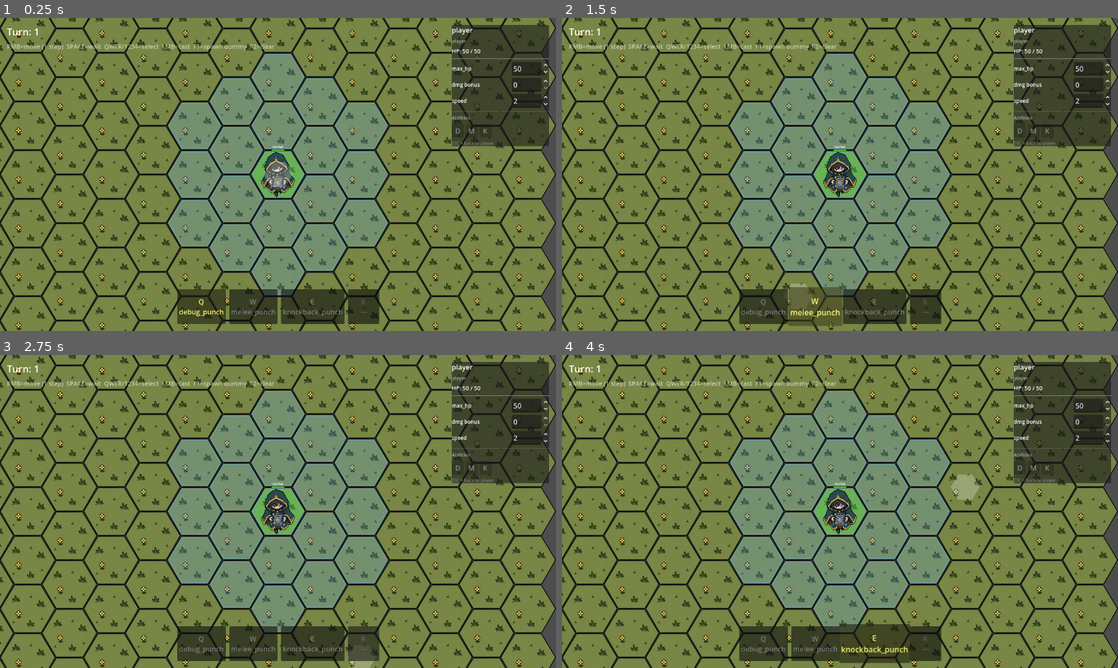
Above: before the commit, frames 1-4 (two rows, left to right).
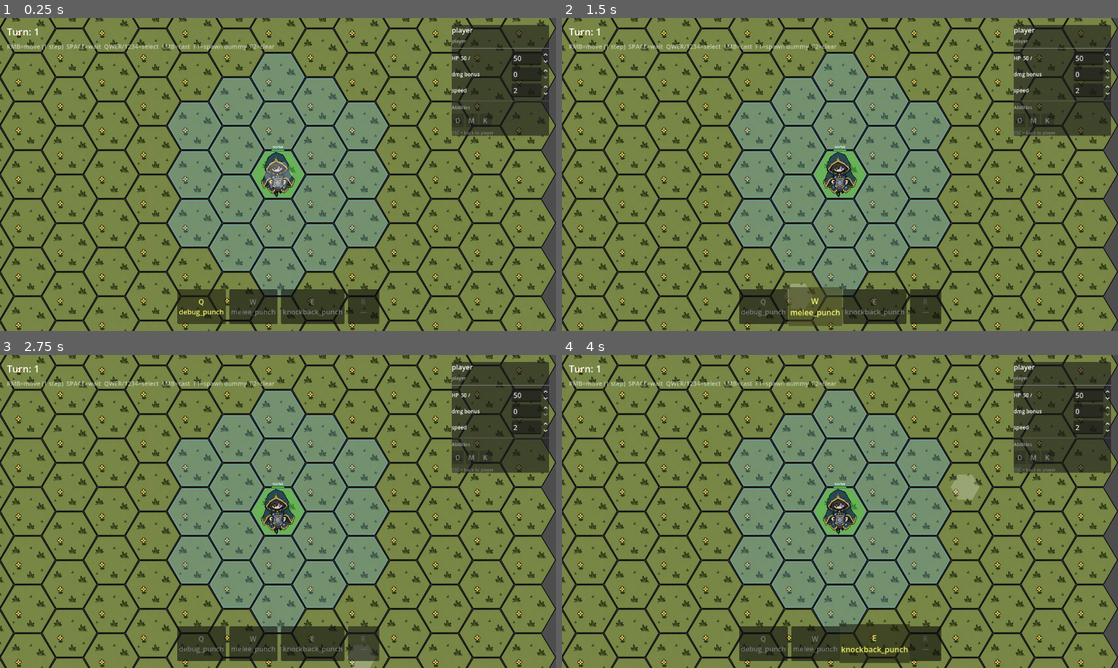
Above: after the commit, the same moments.

Repository: TortikP/GameJamProject
Game: Godot game, scene res://scenes/dev/godmode.tscn
The game is run twice, just before and just after one commit, with the same random seed, the same clock (stepped at 60 frames per second) and the same inputs. This scene is started directly instead of the project's main scene.
Inputs (mouse positions are in pixels of both pictures, inside the frame that each line leads up to):
- Up to frame 1 (0.25 s): no input
- Up to frame 2 (1.5 s): click "Q debug_punch" at 0.5 s; click "W melee_punch" at 1.25 s
- Up to frame 3 (2.75 s): click "R —" at 2 s
- Up to frame 4 (4 s): click "E knockback_punch" at 2.75 s; tap Enter at 3.5 s; move the mouse to (962, 495) at 3.52 s; hold D (hex_move_bottom_right) from 3.53 s (still down); tap S (hex_move_bottom) at 3.6 s; click (962, 495) at 3.67 s

The runs differ from the first frame. In frame 1, 1.5% of the frame differs, in the area x 81-99%, y 9-41%; in frame 2, 1.5%; in frame 3, 1.5%; in frame 4, 1.5%.

Commit message:
fix(006): inspector SpinBox 3 bugs
- Bug 1: restrict LineEdit to digits only (text_changed filter strips non-0-9)
- Bug 2: current HP now shown inline in RowMaxHp as 'X /' before SpinBox max_hp
- Bug 3: _on_max_hp_changed emits actor.damaged(id,0,hp) so HealthBar sprite
  redraws immediately without waiting for actual damage

Diff:
--- a/scenes/dev/actor_inspector.tscn
+++ b/scenes/dev/actor_inspector.tscn
@@ -31,11 +31,6 @@
 theme_override_font_sizes/font_size = 11
 theme_override_colors/font_color = Color(0.65, 0.65, 0.65, 1)
 
-[node name="LabelHp" type="Label" parent="VBox"]
-layout_mode = 2
-text = "HP: — / —"
-theme_override_font_sizes/font_size = 13
-
 [node name="Separator" type="HSeparator" parent="VBox"]
 layout_mode = 2
 
@@ -44,7 +39,12 @@
 
 [node name="LabelMaxHp" type="Label" parent="VBox/RowMaxHp"]
 layout_mode = 2
-text = "max_hp"
+text = "HP"
+theme_override_font_sizes/font_size = 12
+
+[node name="LabelCurrHp" type="Label" parent="VBox/RowMaxHp"]
+layout_mode = 2
+text = "— /"
 size_flags_horizontal = 3
 theme_override_font_sizes/font_size = 12
 
--- a/scripts/presentation/godmode/actor_inspector.gd
+++ b/scripts/presentation/godmode/actor_inspector.gd
@@ -16,7 +16,7 @@
 # UI nodes — resolved in _ready, all must exist in actor_inspector.tscn
 @onready var _label_id: Label        = $VBox/LabelId
 @onready var _label_team: Label      = $VBox/LabelTeam
-@onready var _label_hp: Label        = $VBox/LabelHp
+@onready var _label_curr_hp: Label   = $VBox/RowMaxHp/LabelCurrHp
 @onready var _spin_max_hp: SpinBox   = $VBox/RowMaxHp/SpinMaxHp
 @onready var _spin_damage: SpinBox   = $VBox/RowDamage/SpinDamage
 @onready var _spin_speed: SpinBox    = $VBox/RowSpeed/SpinSpeed
@@ -35,6 +35,24 @@
 	_spin_max_hp.rounded  = true
 	_spin_damage.rounded  = true
 	_spin_speed.rounded   = true
+	_restrict_to_int(_spin_max_hp)
+	_restrict_to_int(_spin_damage)
+	_restrict_to_int(_spin_speed)
+
+
+## Prevent non-numeric input in a SpinBox's internal LineEdit.
+func _restrict_to_int(spin: SpinBox) -> void:
+	var le := spin.get_line_edit()
+	le.text_changed.connect(func(new_text: String) -> void:
+		var filtered := ""
+		for c in new_text:
+			if c >= "0" and c <= "9":
+				filtered += c
+		if filtered != new_text:
+			var col := le.caret_column
+			le.text = filtered
+			le.caret_column = mini(col, filtered.length())
+	)
 
 
 func get_bound() -> Actor:
@@ -95,7 +113,7 @@
 func _refresh_hp_label() -> void:
 	if _actor == null:
 		return
-	_label_hp.text = "HP: %d / %d" % [_actor.hp, _actor.max_hp]
+	_label_curr_hp.text = "%d /" % _actor.hp
 
 
 ## Rebuild the abilities row from actor.get_abilities().
@@ -151,6 +169,8 @@
 		return
 	_actor.max_hp = int(value)
 	_actor.hp     = mini(_actor.hp, _actor.max_hp)
+	# Emit damaged (amount=0) so HealthBar on the actor sprite redraws immediately.
+	_actor.damaged.emit(_actor.actor_id, 0, _actor.hp)
 	_refresh_hp_label()
 
 
